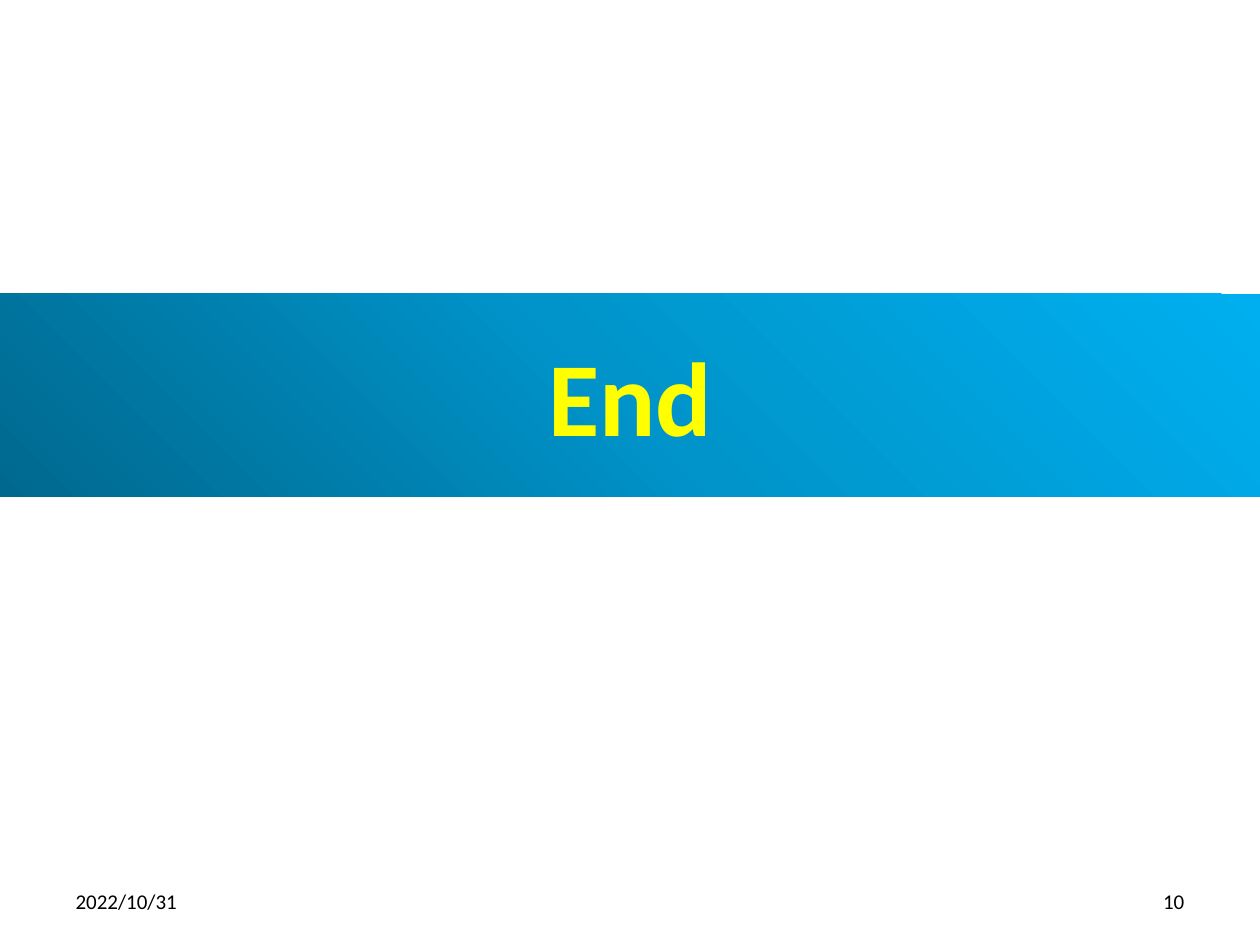
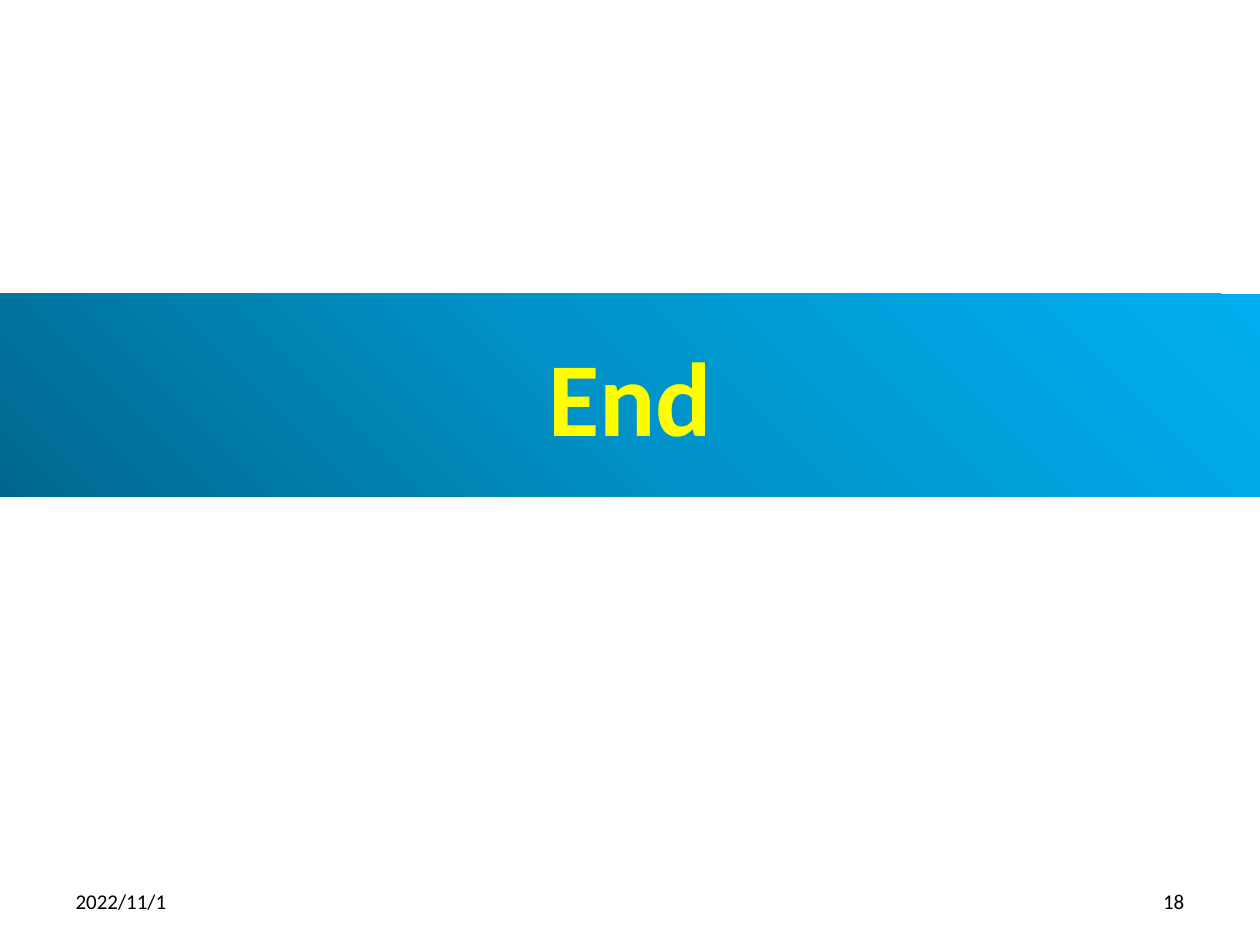
Before and after one commit to peterhchen/012_Qt, a slide deck: slide 18 of 508_Sync_Widgets_Layout.pptx (slide 10 before the commit). Drawn at 1260x945 pixels with LibreOffice and Linux fonts; fonts in the diff are those of the drawing. Boxes give left, top, right and bottom in pixels: in the first picture for what was removed or moved away, otherwise in the second. Text is boxed around its words. In the diff, an @@ line names an element or a change of style, - is before the commit and + after.

```diff
--- a/508_Sync_Widgets_Layout.pptx
+++ b/508_Sync_Widgets_Layout.pptx
@@ text at [76, 894, 167, 910]: text changed @@
-2022/10/31
+2022/11/1
@@ page number at [1163, 894, 1184, 909]: text changed @@
-10
+18
```
Also in this commit, not shown: 5 other slides changed, 12 slides added, 4 slides removed, 1 other file.
